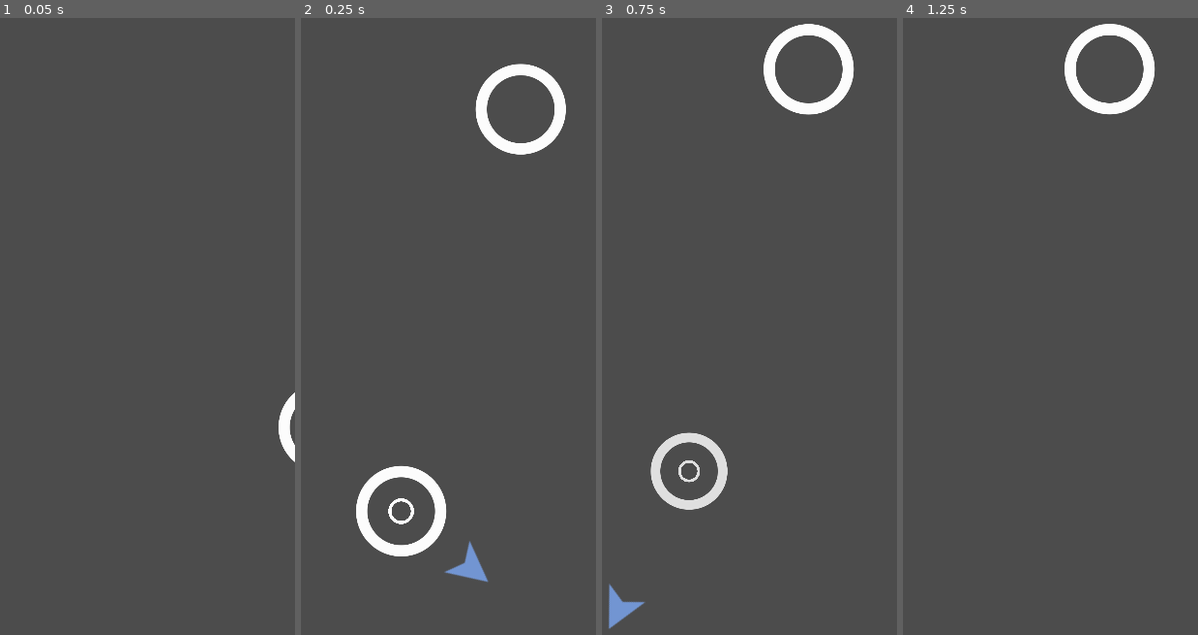
Above: before the commit, frames 1-4 (left to right).
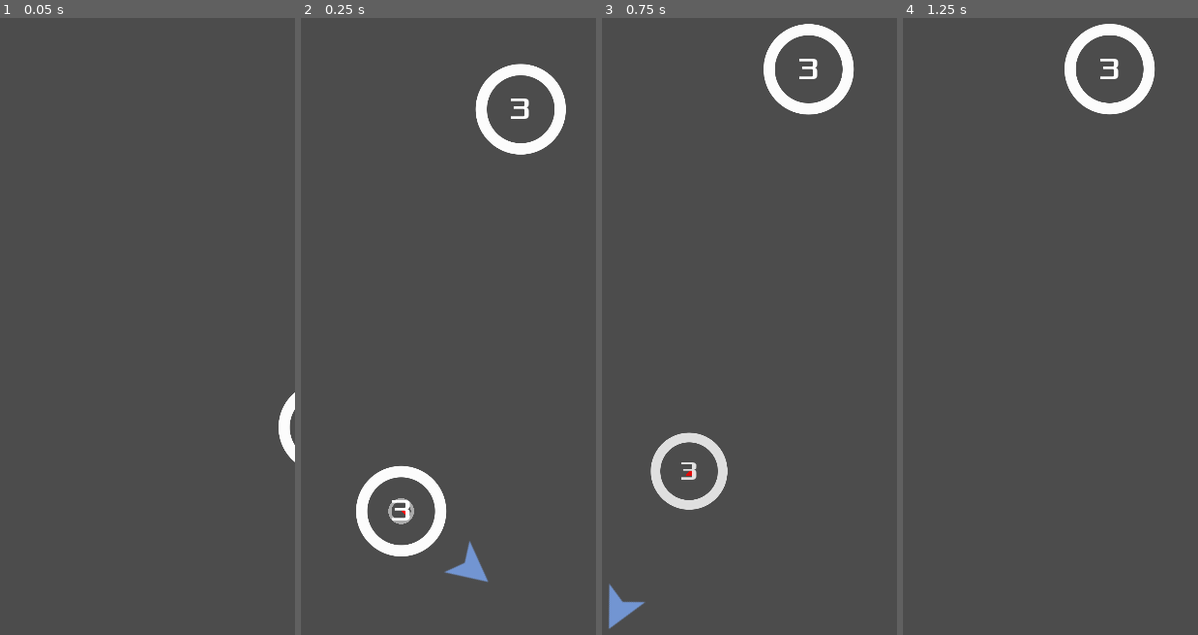
Above: after the commit, the same moments.

Repository: stewchan/circle-jump
Game: Godot game, scene res://objects/Main.tscn
Two runs of this game, one before a commit and one after it. Both use one fixed random seed, a clock stepped at 60 frames per second and the inputs below.
Inputs (mouse positions are in pixels of both pictures, inside the frame that each line leads up to):
- Up to frame 1 (0.05 s): no input
- Up to frame 2 (0.25 s): no input
- Up to frame 3 (0.75 s): move the mouse to (781, 240) at 0.52 s; click (781, 240) at 0.67 s
- Up to frame 4 (1.25 s): no input

Frame 1 is identical in both runs. In frame 2, 0.3% of the frame differs, in the area x 29-78%, y 13-83%; in frame 3, 0.3%; in frame 4, 0.1%.

Commit message:
Update circle visual

Diff:
--- a/Circle.gd
+++ /dev/null
@@ -1,32 +0,0 @@
-extends Area2D
-
-
-onready var orbit_position = $Pivot/OrbitPosition
-var radius := 70
-var rotation_speed := PI
-
-
-func init(_position, _radius := radius) -> void:
-	position = _position
-	radius = _radius
-	rotation_speed *= pow(-1, randi() % 2)
-	$CollisionShape2D.shape = $CollisionShape2D.shape.duplicate()
-	$CollisionShape2D.shape.radius = radius
-	var img_size = $Sprite.texture.get_size().x / 2
-	$Sprite.scale = Vector2(1, 1) * radius / img_size
-	orbit_position.position.x = radius + 25
-
-
-func _process(delta: float) -> void:
-	$Pivot.rotation += rotation_speed * delta
-
-
-func capture():
-	$AnimationPlayer.play("capture")
-
-
-func implode():
-	if !$AnimationPlayer.is_playing():
-		$AnimationPlayer.play("implode")
-	yield($AnimationPlayer, "animation_finished")
-	queue_free()
--- /dev/null
+++ b/objects/Circle.gd
@@ -0,0 +1,88 @@
+extends Area2D
+
+
+enum MODES {STATIC, LIMITED}
+
+onready var orbit_position = $Pivot/OrbitPosition
+var radius := 70
+var rotation_speed := PI
+var mode = MODES.STATIC
+
+const MAX_ORBITS := 3 			# Maximum orbits until circle disappears
+var current_orbit := 0		# Current orbit of Jumper
+var orbit_start			 	# Where in the rotation the orbits started
+var jumper
+
+
+func set_mode(_mode):
+	mode = _mode
+	match mode:
+		MODES.STATIC:
+			$Label.hide()
+		MODES.LIMITED:
+			current_orbit = MAX_ORBITS
+			$Label.text = str(current_orbit)
+			$Label.show()
+
+
+func init(_position, _radius := radius, _mode = MODES.LIMITED) -> void:
+	set_mode(_mode)
+	position = _position
+	radius = _radius
+	rotation_speed *= pow(-1, randi() % 2)
+	$CollisionShape2D.shape = $CollisionShape2D.shape.duplicate()
+	$CollisionShape2D.shape.radius = radius
+	var img_size = $Sprite.texture.get_size().x / 2
+	$Sprite.scale = Vector2(1, 1) * radius / img_size
+	orbit_position.position.x = radius + 25
+
+
+func _process(delta: float) -> void:
+	$Pivot.rotation += rotation_speed * delta
+	if mode == MODES.LIMITED and jumper:
+		check_orbits()
+		update()
+
+
+func check_orbits():
+	if abs($Pivot.rotation - orbit_start) > 2 * PI:
+		current_orbit -= 1
+		$Label.text = str(current_orbit)
+		if current_orbit <= 0:
+			jumper.die()
+			jumper = null
+			implode()
+		orbit_start = $Pivot.rotation
+
+
+func capture(target):
+	jumper = target
+	$AnimationPlayer.play("capture")
+	$Pivot.rotation = (jumper.position - position).angle()
+	orbit_start = $Pivot.rotation
+
+
+func implode():
+	if !$AnimationPlayer.is_playing():
+		$AnimationPlayer.play("implode")
+	yield($AnimationPlayer, "animation_finished")
+	queue_free()
+
+
+func draw_circle_arc_poly(center, radius, angle_from, angle_to, color):
+	var nb_points = 32
+	var points_arc = PoolVector2Array()
+	points_arc.push_back(center)
+	var colors = PoolColorArray([color])
+
+	for i in range(nb_points + 1):
+		var angle_point = angle_from + i * (angle_to - angle_from) / nb_points - PI/2
+		points_arc.push_back(center + Vector2(cos(angle_point), sin(angle_point)) * radius)
+	draw_polygon(points_arc, colors)
+
+
+func _draw():
+	if jumper:
+		var r = ((radius - 50) / MAX_ORBITS) * (1 + MAX_ORBITS - current_orbit)
+		draw_circle_arc_poly(Vector2.ZERO, r, orbit_start + PI/2,
+							$Pivot.rotation + PI/2, Color(1, 0, 0))
--- a/objects/Circle.tscn
+++ b/objects/Circle.tscn
@@ -1,15 +1,16 @@
-[gd_scene load_steps=9 format=2]
+[gd_scene load_steps=11 format=2]
 
 [ext_resource path="res://objects/color.shader" type="Shader" id=1]
 [ext_resource path="res://assets/images/circle_1.png" type="Texture" id=2]
-[ext_resource path="res://Circle.gd" type="Script" id=3]
+[ext_resource path="res://objects/Circle.gd" type="Script" id=3]
+[ext_resource path="res://assets/fonts/Xolonium-Regular.ttf" type="DynamicFontData" id=4]
 
 [sub_resource type="ShaderMaterial" id=1]
 shader = ExtResource( 1 )
 shader_param/color = Color( 0.992157, 0.992157, 0.992157, 1 )
 
 [sub_resource type="CircleShape2D" id=2]
-radius = 24.7386
+radius = 134.0
 
 [sub_resource type="Animation" id=3]
 length = 0.001
@@ -84,10 +85,10 @@
 tracks/0/imported = false
 tracks/0/enabled = true
 tracks/0/keys = {
-"times": PoolRealArray( 0 ),
-"transitions": PoolRealArray( 1 ),
+"times": PoolRealArray( 0, 0.5 ),
+"transitions": PoolRealArray( 1, 1 ),
 "update": 1,
-"values": [ true ]
+"values": [ true, false ]
 }
 tracks/1/type = "value"
 tracks/1/path = NodePath("SpriteEffect:scale")
@@ -111,7 +112,7 @@
 "times": PoolRealArray( 0, 0.5 ),
 "transitions": PoolRealArray( 1, 1 ),
 "update": 0,
-"values": [ Color( 1, 1, 1, 1 ), Color( 1, 1, 1, 1 ) ]
+"values": [ Color( 1, 1, 1, 1 ), Color( 1, 1, 1, 0 ) ]
 }
 
 [sub_resource type="Animation" id=5]
@@ -142,6 +143,10 @@
 "values": [ Color( 1, 1, 1, 1 ), Color( 1, 1, 1, 0 ) ]
 }
 
+[sub_resource type="DynamicFont" id=6]
+size = 32
+font_data = ExtResource( 4 )
+
 [node name="Circle" type="Area2D"]
 script = ExtResource( 3 )
 
@@ -165,3 +170,17 @@
 anims/RESET = SubResource( 3 )
 anims/capture = SubResource( 4 )
 anims/implode = SubResource( 5 )
+
+[node name="Label" type="Label" parent="."]
+anchor_left = 0.5
+anchor_top = 0.5
+anchor_right = 0.5
+anchor_bottom = 0.5
+margin_left = -22.5
+margin_top = -39.0
+margin_right = 22.5
+margin_bottom = 39.0
+custom_fonts/font = SubResource( 6 )
+text = "1"
+align = 1
+valign = 1
--- a/objects/Jumper.gd
+++ b/objects/Jumper.gd
@@ -37,10 +37,17 @@
 		position += velocity * delta
 
 
+func die():
+	target = null
+	queue_free()
 
 
 func _on_Jumper_area_entered(area: Area2D) -> void:
 	target = area
-	target.get_node("Pivot").rotation = (position - target.position).angle()
 	velocity = Vector2.ZERO
 	emit_signal("captured", area)
+
+
+func _on_VisibilityNotifier2D_screen_exited() -> void:
+	if !target:
+		die()
--- a/objects/Jumper.tscn
+++ b/objects/Jumper.tscn
@@ -30,3 +30,4 @@
 gradient = SubResource( 2 )
 
 [connection signal="area_entered" from="." to="." method="_on_Jumper_area_entered"]
+[connection signal="screen_exited" from="VisibilityNotifier2D" to="." method="_on_VisibilityNotifier2D_screen_exited"]
--- a/objects/Main.gd
+++ b/objects/Main.gd
@@ -32,5 +32,5 @@
 
 func _on_Jumper_captured(object):
 	$Camera2D.position = object.position
-	object.capture()
+	object.capture(player)
 	call_deferred("spawn_circle")
